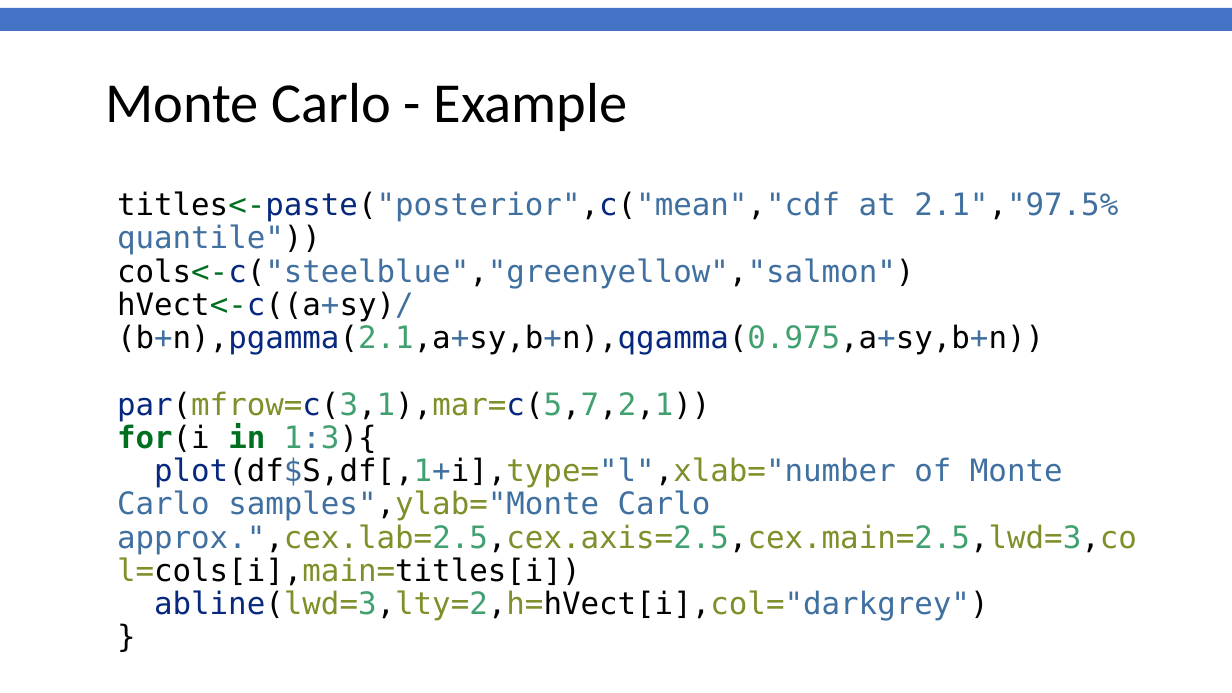
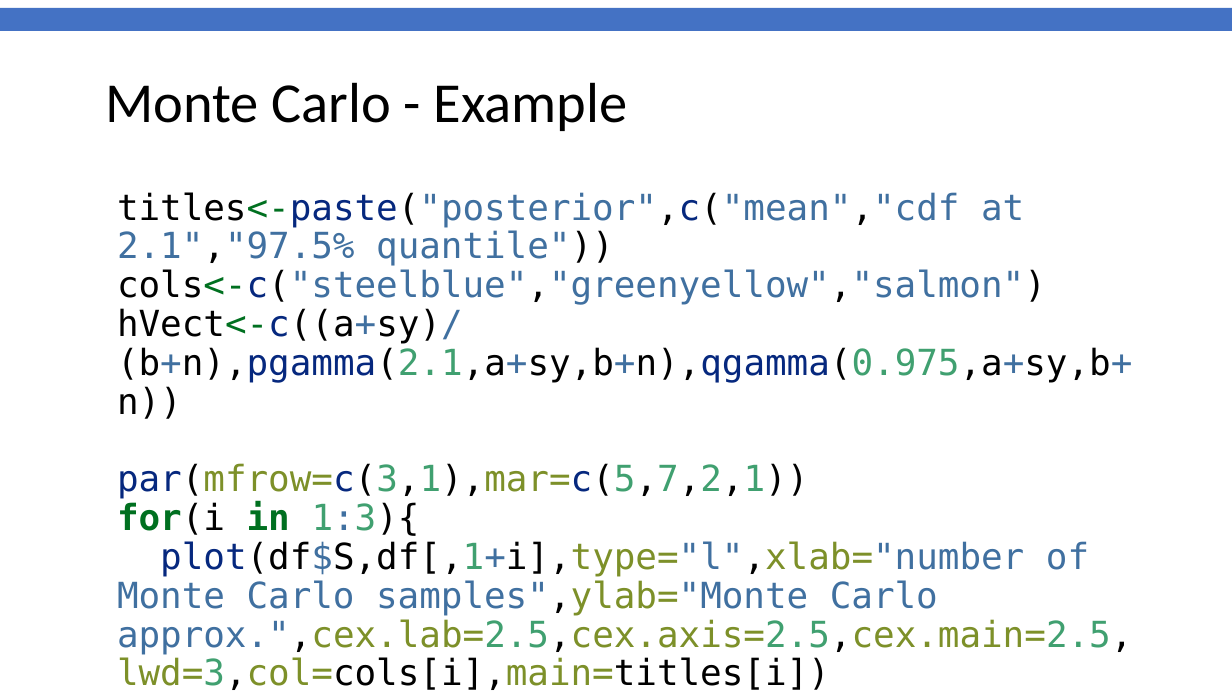
Before and after one commit to gitMarcH/UNIMA_STA623, a slide deck: slide 20 of Chanco_STA623_BDA_2022_Henrion_Session4.pptx. Drawn at 1232x693 pixels with LibreOffice and Linux fonts; fonts in the diff are those of the drawing; background and template pictures are left out. Boxes give left, top, right and bottom in pixels: in the first picture for what was removed or moved away, otherwise in the second. Text is boxed around its words. In the diff, an @@ line names an element or a change of style, - is before the commit and + after.

```diff
--- a/Chanco_STA623_BDA_2022_Henrion_Session4.pptx
+++ b/Chanco_STA623_BDA_2022_Henrion_Session4.pptx
@@ text "titles<-paste("posterior",c("mean","cdf at 2.1","97.5% quant ..." at [117, 192, 1132, 690]: size 24 to 28 pt @@
```
Also in this commit, not shown: 31 other slides changed, 2 slides added, 2 slides removed, 1 other file.
